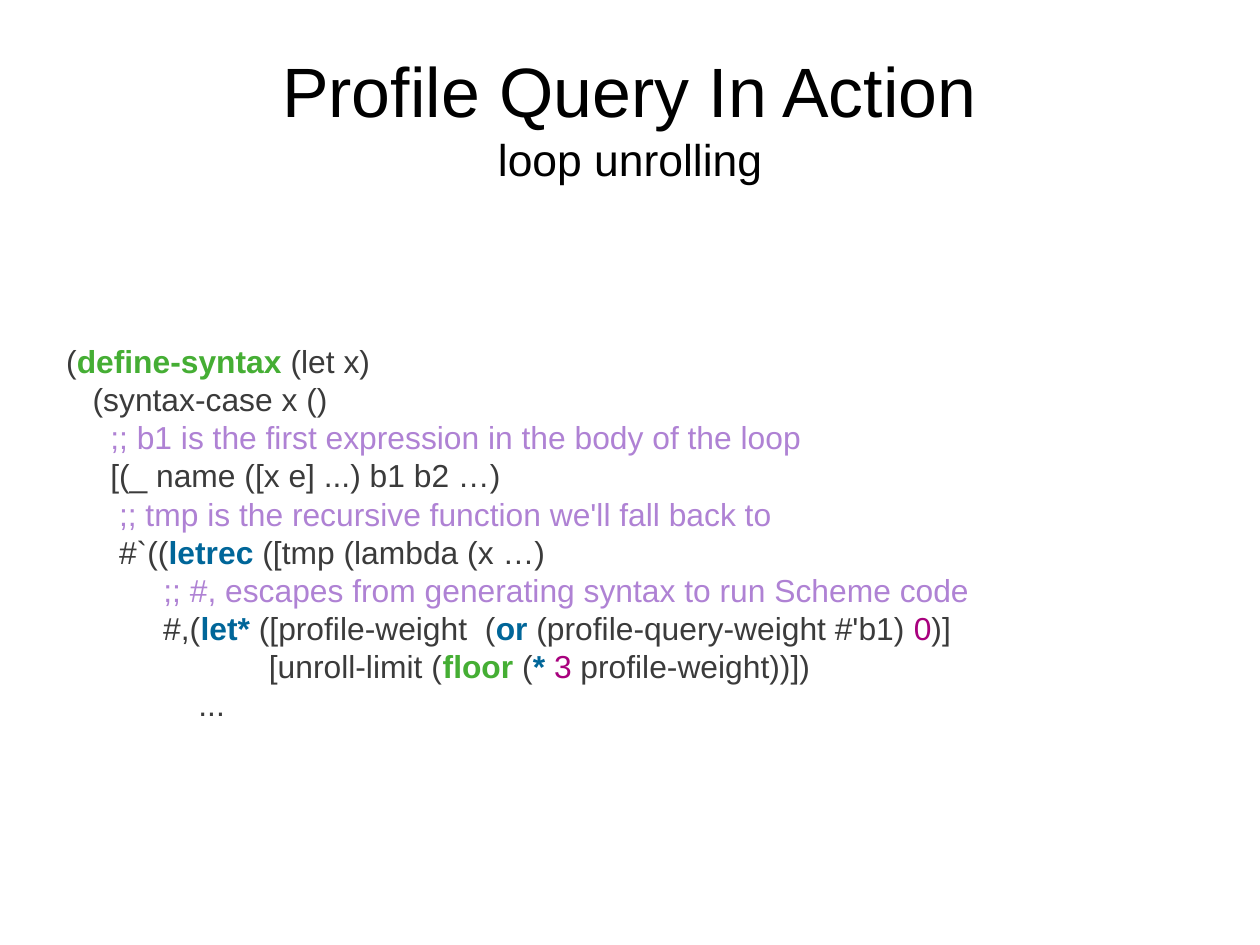
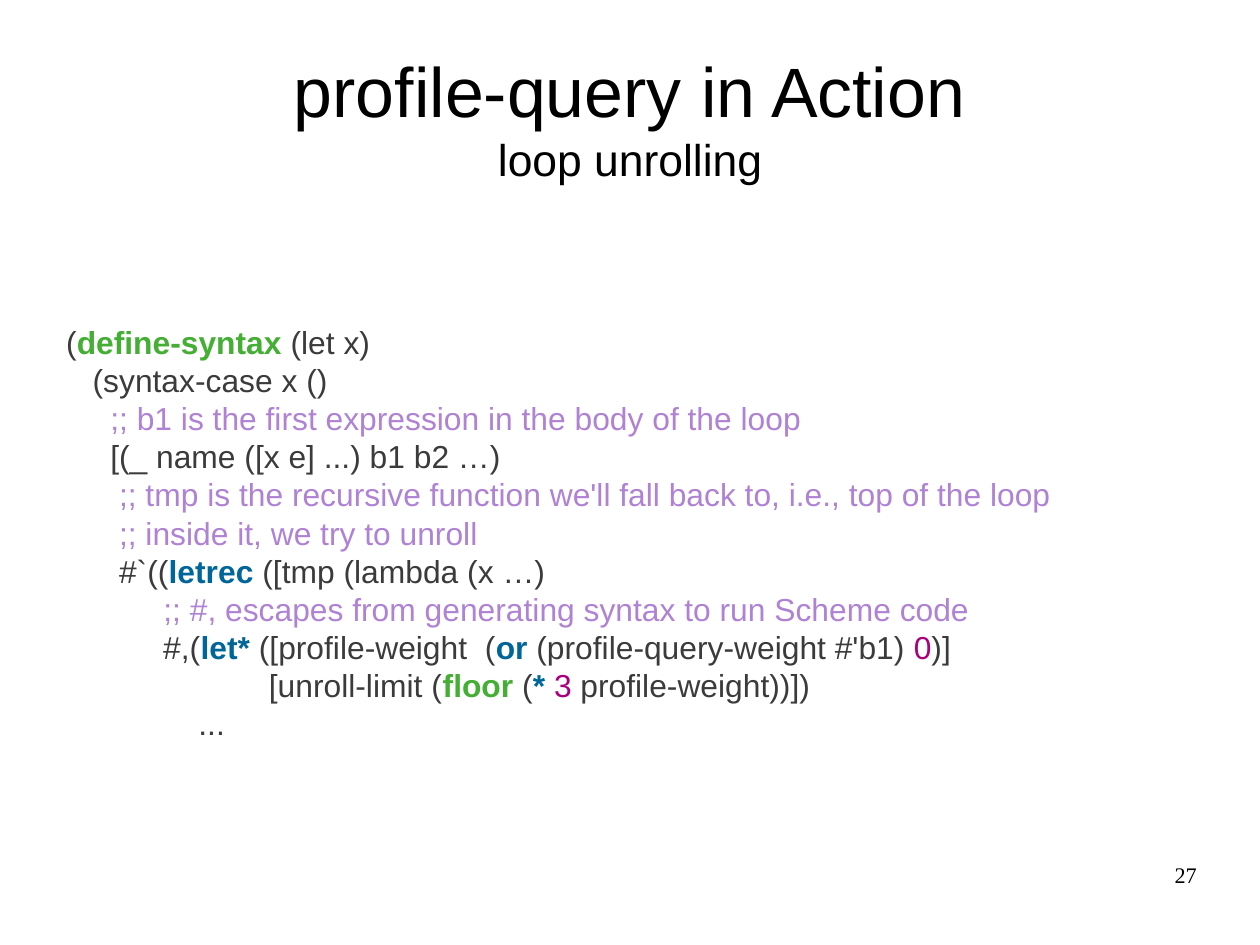
Before and after one commit to wilbowma/pgmp, a slide deck: slide 27 of profile-directed-meta-programming.odp (slide 29 before the commit). Drawn at 1260x945 pixels with LibreOffice and Linux fonts; fonts in the diff are those of the drawing. Boxes give left, top, right and bottom in pixels: in the first picture for what was removed or moved away, otherwise in the second. Text is boxed around its words. In the diff, an @@ line names an element or a change of style, - is before the commit and + after.

```diff
--- a/profile-directed-meta-programming.odp
+++ b/profile-directed-meta-programming.odp
@@ title at [294,66,965,185]: text changed @@
-Profile Query In Action
-loop unrolling
+profile-query in Action
+loop unrolling
@@ subtitle at [145,483,1050,550]: text changed @@
-;; tmp is the recursive function we'll fall back to
+;; tmp is the recursive function we'll fall back to, i.e., top of the loop
+;; inside it, we try to unroll
@@ page number added at [1175,868,1197,883], 14 pt, text #000000 @@
+27
```
Also in this commit, not shown: 26 other slides changed, 14 slides added, 3 slides removed, 1 other file.
